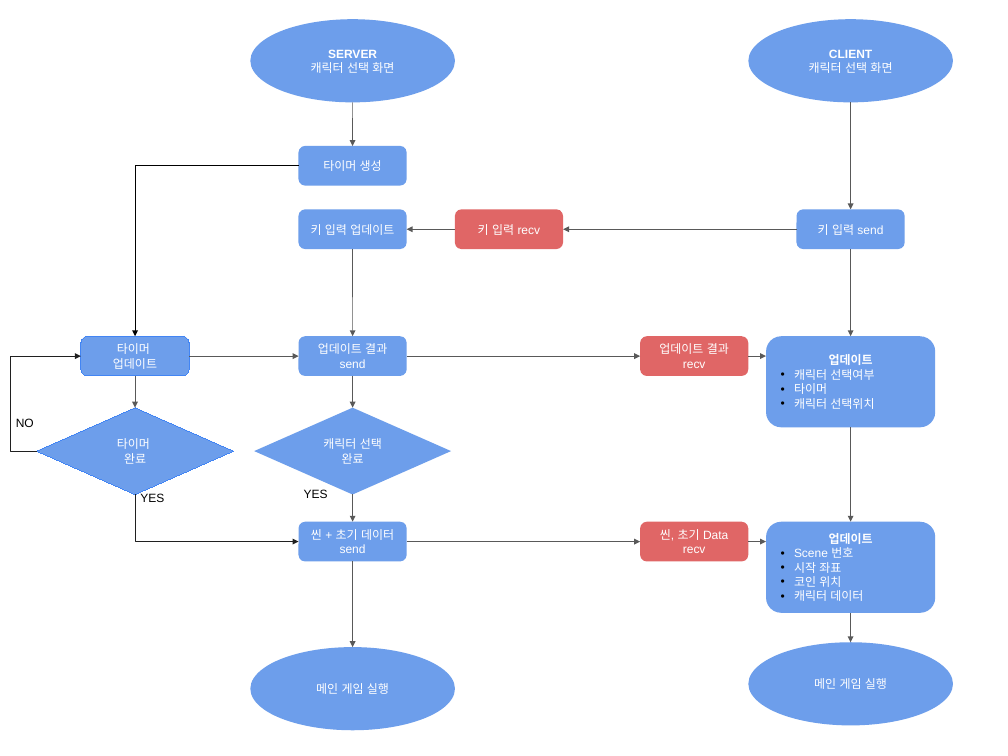
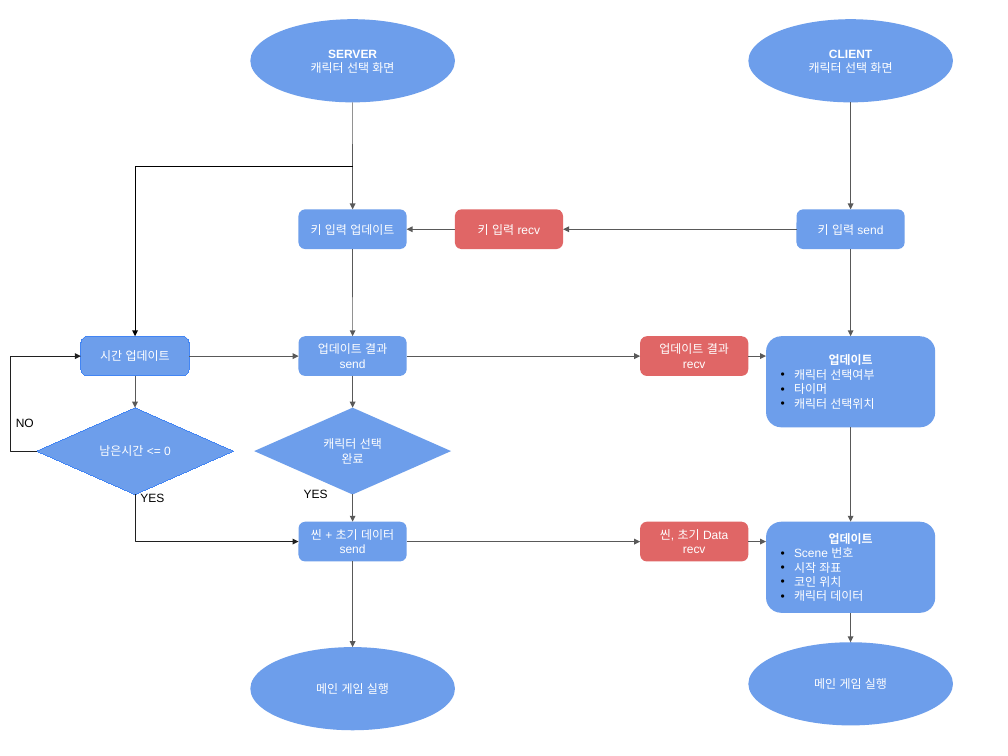
Before and after one commit to haein0303/NetWorkGame_Final_Term, a slide deck: slide 2 of Document/하이레벨 + 스레드(ver2.0).pptx. Drawn at 1008x756 pixels with LibreOffice and Linux fonts; fonts in the diff are those of the drawing. Boxes give left, top, right and bottom in pixels: in the first picture for what was removed or moved away, otherwise in the second. Text is boxed around its words. In the diff, an @@ line names an element or a change of style, - is before the commit and + after.

```diff
--- a/Document/하이레벨 + 스레드(ver2.0).pptx
+++ b/Document/하이레벨 + 스레드(ver2.0).pptx
@@ arrow moved from (353, 102) - (353, 146) to (353, 102) - (353, 210) @@
@@ rounded rectangle removed at [299,146,407,186] @@
-타이머 생성
@@ elbow arrow moved from (299, 166) - (135, 336) to (353, 166) - (135, 336) @@
@@ text in rounded rectangle at [100,350,170,361]: text changed @@
-타이머
-업데이트
+시간 업데이트
@@ text in diamond at [99,445,171,456]: text changed @@
-타이머
-완료
+남은시간 <= 0
```
Also in this commit, not shown: 1 other slide changed, 1 other file.
